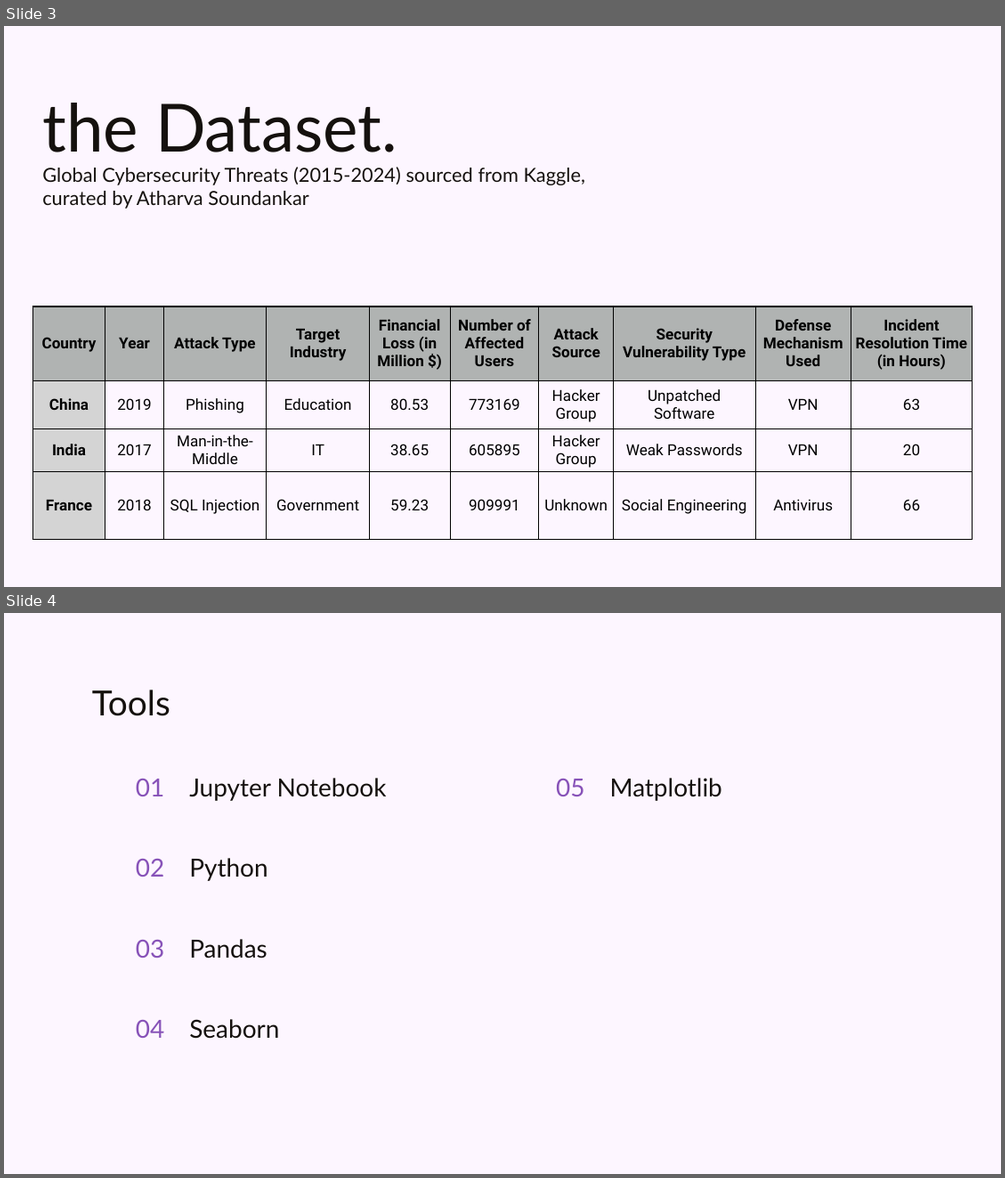
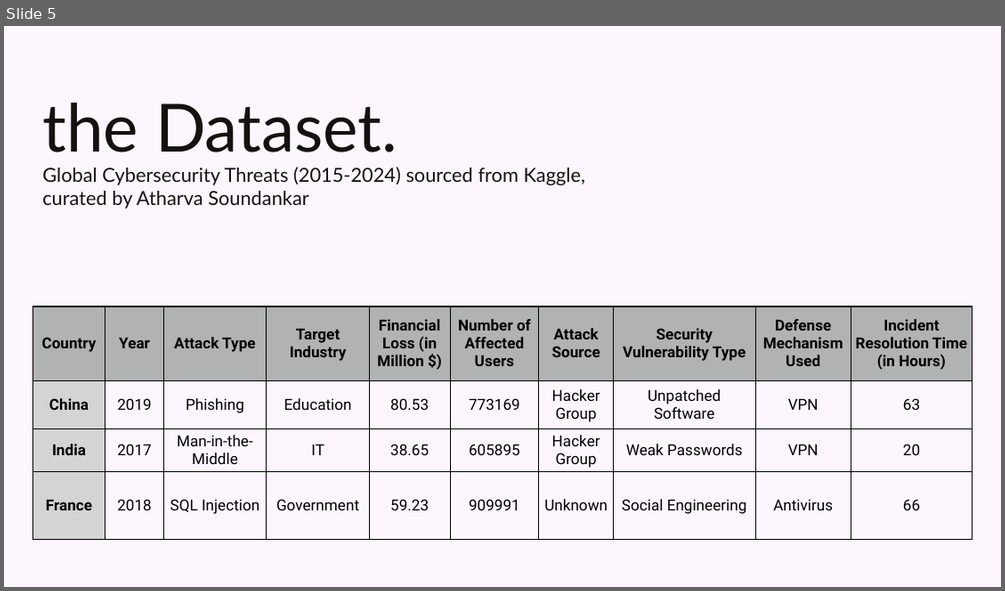
Before and after one commit to Vamin-co/CyberInsights, a slide deck: CyberInsightsPres.pptx. Shown one above the other, each under a label of ours: slides 3 and 4 before the commit, slide 5 after it. The pictures are 1005x1178 and 1005x591 pixels, drawn with LibreOffice and Linux fonts; fonts in the diff are those of the drawing; background and template pictures are left out. Boxes give left, top, right and bottom in pixels: in the first picture for what was removed or moved away, otherwise in the second. Text is boxed around its words. In the diff, an @@ line names an element or a change of style, - is before the commit and + after.

```diff
--- a/CyberInsightsPres.pptx
+++ b/CyberInsightsPres.pptx
@@ slide 4 removed at [4, 613, 1001, 1174], background picture (left out) @@
@@ title removed at [92, 690, 170, 716] @@
-Tools
@@ title removed at [136, 779, 164, 796] @@
-01
@@ subtitle removed at [189, 778, 387, 801] @@
-Jupyter Notebook
@@ title removed at [556, 779, 584, 796] @@
-05
@@ subtitle removed at [610, 778, 722, 801] @@
-Matplotlib
@@ title removed at [136, 858, 164, 876] @@
-02
@@ subtitle removed at [189, 858, 267, 881] @@
-Python
@@ title removed at [136, 939, 164, 957] @@
-03
@@ subtitle removed at [189, 939, 267, 958] @@
-Pandas
@@ title removed at [136, 1020, 164, 1038] @@
-04
@@ subtitle removed at [189, 1019, 279, 1038] @@
-Seaborn
@@ what was slide 3 is now slide 5 @@
```
Also in this commit, not shown: 2 slides changed, 7 slides added, 11 other slides removed, 1 other file.
